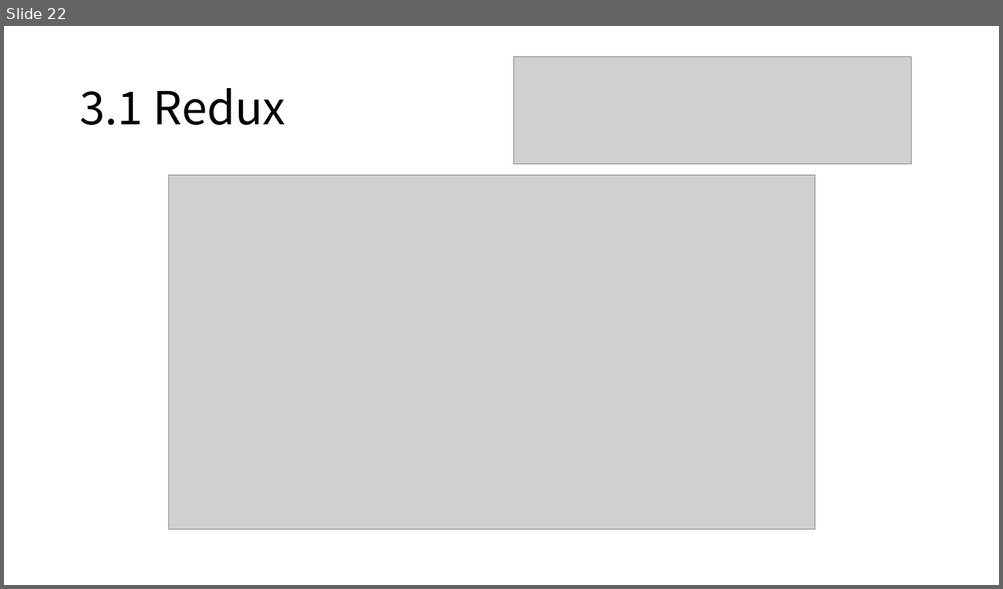
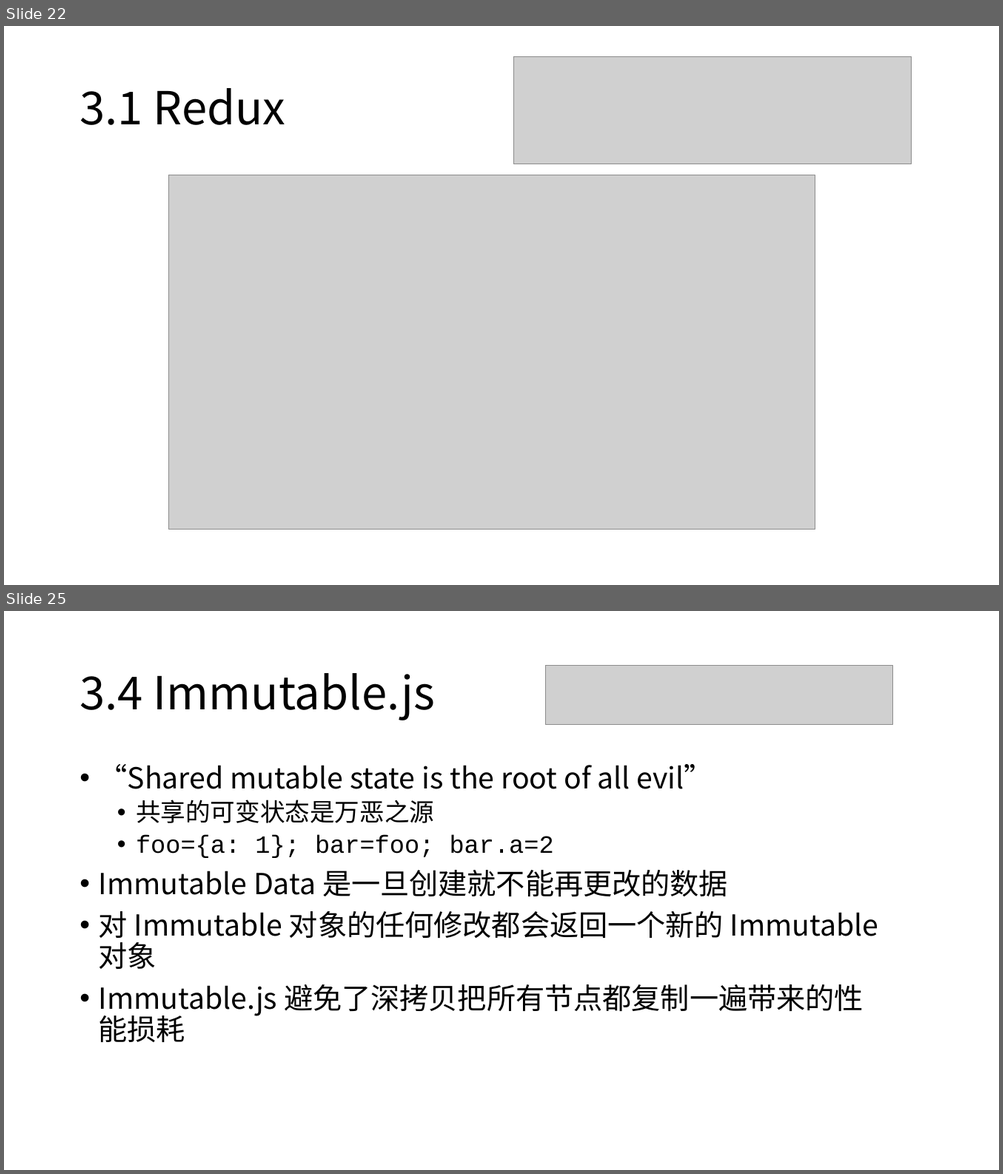
Before and after one commit to Zettat123/react_tutorial, a slide deck: slides/React 入门.pptx. Shown one above the other, each under a label of ours: slide 22 before the commit, slides 22 and 25 after it; the slides between them are not shown. The pictures are 1003x589 and 1003x1174 pixels, drawn with LibreOffice and Linux fonts; fonts in the diff are those of the drawing; grey boxes stand for pictures. Boxes give left, top, right and bottom in pixels: in the first picture for what was removed or moved away, otherwise in the second. Text is boxed around its words. In the diff, an @@ line names an element or a change of style, - is before the commit and + after.

Commit message:
Fix slides

```diff
--- a/slides/React 入门.pptx
+++ b/slides/React 入门.pptx
@@ slide 25 added at box(4, 611, 999, 1170), background #FFFFFF @@
@@ title added at box(79, 673, 435, 721), 44 pt, text #000000 @@
+3.4 Immutable.js
@@ picture added at box(546, 666, 893, 724) @@
@@ text added at box(99, 764, 879, 1042), 28 pt, text #000000 @@
+• “Shared mutable state is the root of all evil”
+  • 共享的可变状态是万恶之源
+  • foo={a: 1}; bar=foo; bar.a=2
+• Immutable Data 是一旦创建就不能再更改的数据
+• 对 Immutable 对象的任何修改都会返回一个新的 Immutable 对象
+• Immutable.js 避免了深拷贝把所有节点都复制一遍带来的性能损耗
```
Also in this commit, not shown: 1 slide changed, 2 other slides added.
